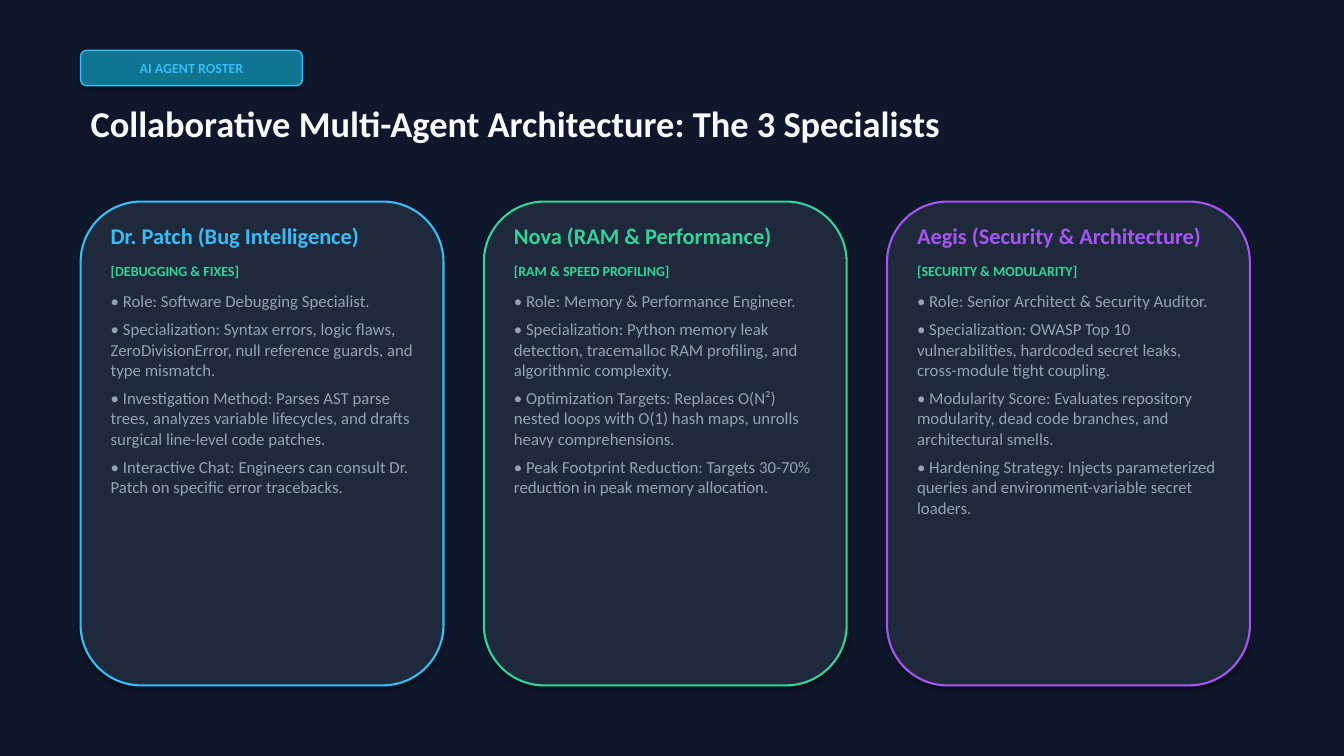
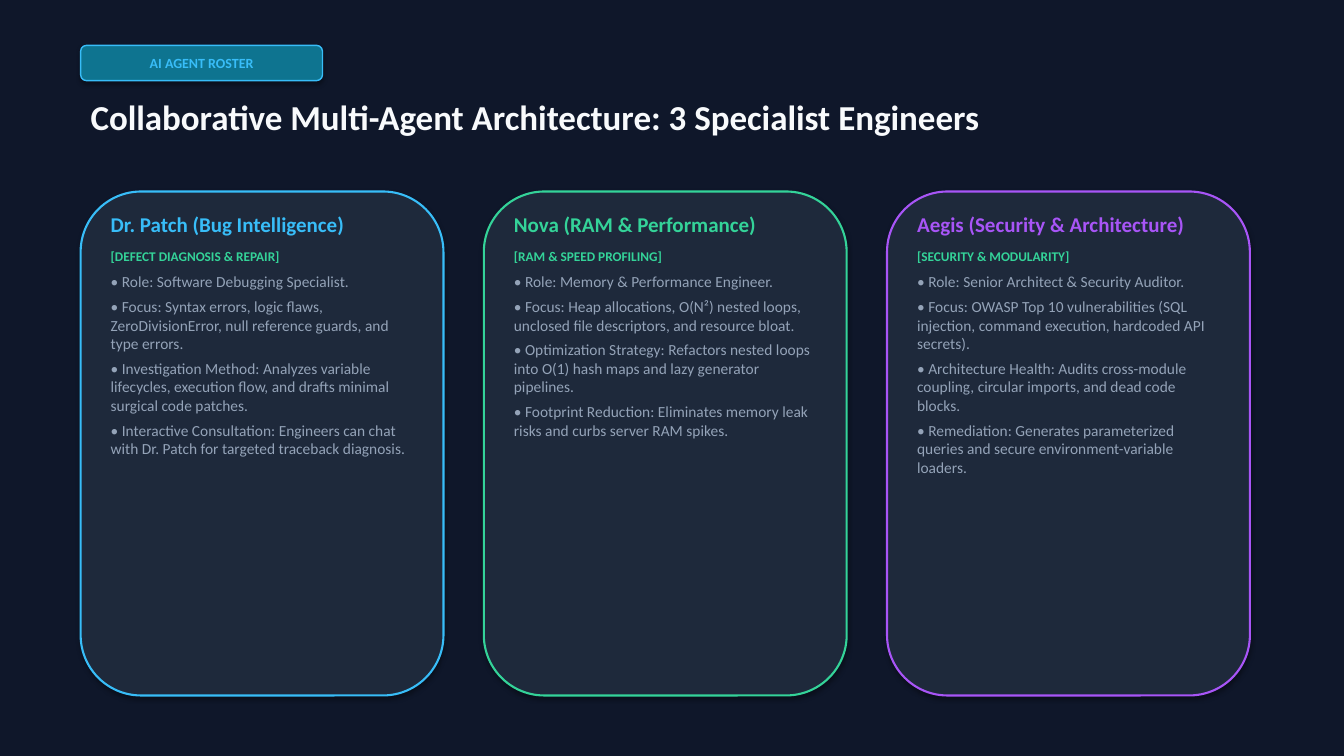
Before and after one commit to Bhimannapng/AutoPatch, a slide deck: slide 4 of AutoPatch_Presentation.pptx. Drawn at 1344x756 pixels with LibreOffice and Linux fonts; fonts in the diff are those of the drawing. Boxes give left, top, right and bottom in pixels: in the first picture for what was removed or moved away, otherwise in the second. Text is boxed around its words. In the diff, an @@ line names an element or a change of style, - is before the commit and + after.

Commit message:
docs: update PPT presentation and presenter guide to feature Google Gemini LLM Engine as core plan

```diff
--- a/AutoPatch_Presentation.pptx
+++ b/AutoPatch_Presentation.pptx
@@ rounded rectangle "AI AGENT ROSTER": place and size @@
-rounded rectangle "AI AGENT ROSTER" at [81,50,302,86]
+rounded rectangle "AI AGENT ROSTER" at [81,45,323,81]
@@ text at [91,105,979,136]: text changed; size 26 to 25 pt @@
-Collaborative Multi-Agent Architecture: The 3 Specialists
+Collaborative Multi-Agent Architecture: 3 Specialist Engineers
@@ rounded rectangle: place and size @@
-rounded rectangle at [81,202,444,686]
+rounded rectangle at [81,192,444,696]
@@ text "Dr. Patch (Bug Intelligence)": place and size @@
-text "Dr. Patch (Bug Intelligence)" at [111,227,413,496]
+text "Dr. Patch (Bug Intelligence)" at [111,216,405,457]
@@ rounded rectangle: place and size @@
-rounded rectangle at [484,202,847,686]
+rounded rectangle at [484,192,847,696]
@@ text "Nova (RAM & Performance)": place and size @@
-text "Nova (RAM & Performance)" at [514,227,810,496]
+text "Nova (RAM & Performance)" at [514,216,810,439]
@@ rounded rectangle: place and size @@
-rounded rectangle at [887,202,1250,686]
+rounded rectangle at [887,192,1250,696]
@@ text "Aegis (Security & Architecture)": place and size @@
-text "Aegis (Security & Architecture)" at [917,227,1215,514]
+text "Aegis (Security & Architecture)" at [917,216,1205,473]
@@ text at [111,216,349,290]: size 16 to 15 pt in "Dr. Patch (Bug Intelligence)"; size 12 to 11 pt in "• Role: Software Debugging Specialist."; less space between paragraphs @@
@@ text at [514,216,773,290]: size 16 to 15 pt in "Nova (RAM & Performance)"; size 10 to 9.5 pt in "[RAM & SPEED PROFILING]"; size 12 to 11 pt in "• Role: Memory & Performance Engineer."; less space between paragraphs @@
@@ text at [917,216,1185,290]: size 16 to 15 pt in "Aegis (Security & Architecture)"; size 10 to 9.5 pt in "[SECURITY & MODULARITY]"; size 12 to 11 pt in "• Role: Senior Architect & Security Auditor."; less space between paragraphs @@
@@ text at [111,251,279,263]: text changed; size 10 to 9.5 pt @@
-[DEBUGGING & FIXES]
+[DEFECT DIAGNOSIS & REPAIR]
@@ text at [111,301,405,457]: text changed; size 12 to 11 pt @@
-• Specialization: Syntax errors, logic flaws, ZeroDivisionError, null reference guards, and type mismatch.
-• Investigation Method: Parses AST parse trees, analyzes variable lifecycles, and drafts surgical line-level code patches.
-• Interactive Chat: Engineers can consult Dr. Patch on specific error tracebacks.
+• Focus: Syntax errors, logic flaws, ZeroDivisionError, null reference guards, and type errors.
+• Investigation Method: Analyzes variable lifecycles, execution flow, and drafts minimal surgical code patches.
+• Interactive Consultation: Engineers can chat with Dr. Patch for targeted traceback diagnosis.
@@ text at [514,300,810,439]: text changed; size 12 to 11 pt @@
-• Specialization: Python memory leak detection, tracemalloc RAM profiling, and algorithmic complexity.
-• Optimization Targets: Replaces O(N²) nested loops with O(1) hash maps, unrolls heavy comprehensions.
-• Peak Footprint Reduction: Targets 30-70% reduction in peak memory allocation.
+• Focus: Heap allocations, O(N²) nested loops, unclosed file descriptors, and resource bloat.
+• Optimization Strategy: Refactors nested loops into O(1) hash maps and lazy generator pipelines.
+• Footprint Reduction: Eliminates memory leak risks and curbs server RAM spikes.
@@ text at [917,301,1205,473]: text changed; size 12 to 11 pt @@
-• Specialization: OWASP Top 10 vulnerabilities, hardcoded secret leaks, cross-module tight coupling.
-• Modularity Score: Evaluates repository modularity, dead code branches, and architectural smells.
-• Hardening Strategy: Injects parameterized queries and environment-variable secret loaders.
+• Focus: OWASP Top 10 vulnerabilities (SQL injection, command execution, hardcoded API secrets).
+• Architecture Health: Audits cross-module coupling, circular imports, and dead code blocks.
+• Remediation: Generates parameterized queries and secure environment-variable loaders.
```
Also in this commit, not shown: 5 other slides changed, 4 slides added, 4 slides removed, 3 other files.
